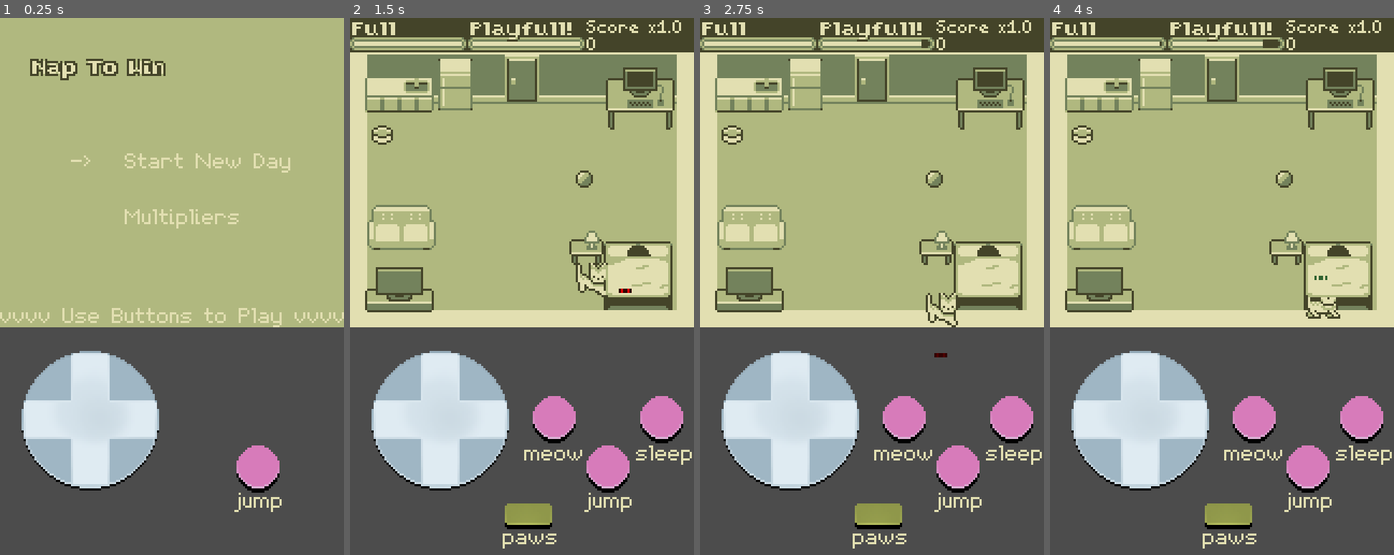
Above: before the commit, frames 1-4 (left to right).
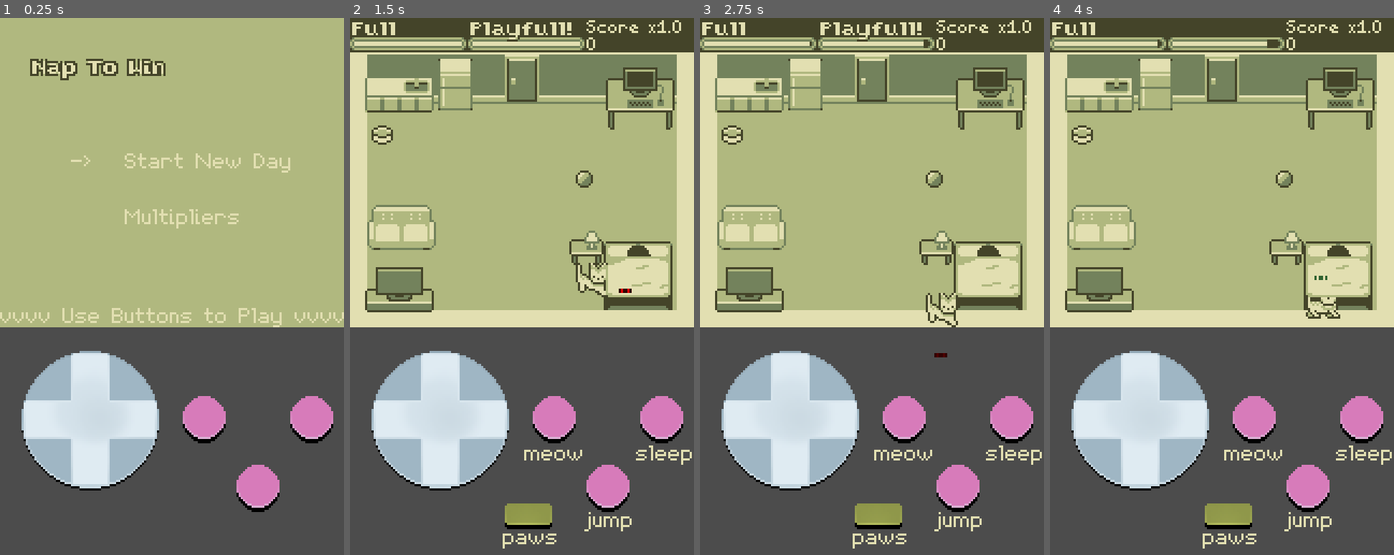
Above: after the commit, the same moments.

Repository: RoxT/legendary-octo-eureka
Game: Godot game, scene res://MainMenu.tscn
Same seed, same stepped clock (60 frames per second), same inputs: the game is played once before the commit and once after it.
Inputs:
- Up to frame 1 (0.25 s): no input
- Up to frame 2 (1.5 s): tap Enter at 0.5 s; hold Right (ui_right) 0.53-1.25 s; tap S (sleep) at 0.6 s; tap Space (jump) at 0.77, 0.8, 1.07 s; click "sleep" at 1.25 s
- Up to frame 3 (2.75 s): hold Down (ui_down) from 2.03 s (still down); tap Space (jump) at 2.1, 2.27, 2.57 s; tap S (sleep) at 2.3 s
- Up to frame 4 (4 s): release Down (ui_down) at 2.78 s; hold Right (ui_right) 2.78-3.53 s; tap S (sleep) at 2.85, 3.6 s; tap Space (jump) at 3.05, 3.77 s; hold Up (ui_up) from 3.53 s (still down)

The runs differ from the first frame. In frame 1, 2.8% of the frame differs, in the area x 53-97%, y 70-92%; in frame 2, 1.2%; in frame 3, 1.2%; in frame 4, 1.6%.

Commit message:
music, vomit

Diff:
--- a/Buttons.tscn
+++ b/Buttons.tscn
@@ -1,7 +1,5 @@
-[gd_scene load_steps=8 format=2]
+[gd_scene load_steps=5 format=2]
 
-[ext_resource path="res://textures/button up.png" type="Texture" id=1]
-[ext_resource path="res://textures/button down.png" type="Texture" id=2]
 [ext_resource path="res://textures/dpad 2.png" type="Texture" id=3]
 
 [sub_resource type="AtlasTexture" id=28]
@@ -18,9 +16,6 @@
 
 [sub_resource type="RectangleShape2D" id=26]
 
-[sub_resource type="CircleShape2D" id=27]
-radius = 11.0
-
 [node name="Buttons" type="Position2D"]
 position = Vector2( -1, 146 )
 
@@ -30,6 +25,7 @@
 
 [node name="Up" type="TouchScreenButton" parent="."]
 position = Vector2( 31, 6 )
+scale = Vector2( 1, 1.28 )
 shape = SubResource( 26 )
 passby_press = true
 action = "ui_up"
@@ -47,13 +43,15 @@
 action = "ui_up_right"
 
 [node name="Right" type="TouchScreenButton" parent="."]
-position = Vector2( 57, 32 )
+position = Vector2( 51, 32 )
+scale = Vector2( 1.2, 1 )
 shape = SubResource( 26 )
 passby_press = true
 action = "ui_right"
 
 [node name="Down" type="TouchScreenButton" parent="."]
-position = Vector2( 32, 57 )
+position = Vector2( 32, 51 )
+scale = Vector2( 1, 1.28 )
 shape = SubResource( 26 )
 passby_press = true
 action = "ui_down"
@@ -72,28 +70,7 @@
 
 [node name="Left" type="TouchScreenButton" parent="."]
 position = Vector2( 6, 32 )
+scale = Vector2( 1.28, 1 )
 shape = SubResource( 26 )
 passby_press = true
 action = "ui_left"
-
-[node name="Jump" type="TouchScreenButton" parent="."]
-position = Vector2( 110, 54 )
-normal = ExtResource( 1 )
-pressed = ExtResource( 2 )
-shape = SubResource( 27 )
-passby_press = true
-action = "jump"
-
-[node name="Label" type="Label" parent="Jump"]
-anchor_left = -3.656
-anchor_top = -5.373
-anchor_right = -4.556
-anchor_bottom = -5.60027
-margin_left = 90.12
-margin_top = 145.206
-margin_right = 134.12
-margin_bottom = 159.206
-text = "jump"
-__meta__ = {
-"_edit_use_anchors_": true
-}
--- a/Energy.gd
+++ b/Energy.gd
@@ -1,6 +1,6 @@
 extends TextureProgress
 
-export var tired_threshold:int = 1000
+export var tired_threshold:int = 500
 export var recovery_rate:int = 3
 onready var label = $Label
 const PLAYFULL_TITLE = "Playfull!"
@@ -19,7 +19,12 @@
 	else:
 		value = value - step*recovery_rate
 
-	label.text = SLEEPY_TITLE if value <= tired_threshold else PLAYFULL_TITLE
+	label.text = ""
+	if value <= tired_threshold:
+		label.text = SLEEPY_TITLE
+	elif value >= max_value-tired_threshold:
+		label.text = PLAYFULL_TITLE
+
 	if value >= max_value:
 		emit_signal("fully_napped")
 
--- a/Hunger.gd
+++ b/Hunger.gd
@@ -2,6 +2,7 @@
 
 export var food_value:int = 2500
 export var hungry_threshold = 500
+export var vomit_loss = 700
 const HUNGRY_TITLE = "Hungry!"
 const FULL_TITLE = "Full"
 onready var label = $Label
@@ -15,12 +16,19 @@
 # Called every frame. 'delta' is the elapsed time since the previous frame.
 func _process(delta):
 	value = value-step
+	label.text = ""
 	if value <= hungry_threshold:
 		label.text = HUNGRY_TITLE
-	else:
+	elif value >= max_value-hungry_threshold:
 		label.text = FULL_TITLE
+
 	if value <= min_value:
 		emit_signal("too_hungry")
 
 func eat():
+	if value >= max_value-hungry_threshold:
+		$Vomit.start()
 	value = value + food_value
+
+func vomit():
+	value = value - vomit_loss
--- a/LevelConroller.gd
+++ b/LevelConroller.gd
@@ -184,7 +184,7 @@
 	config.save(FILE_NAME)
 
 	get_tree().paused = true
-	var label:RichTextLabel = $TopUI/PauseDialog/RichTextLabel
+	var label:RichTextLabel = $TopUI/PauseDialog/PawsLabel
 	get_multipliers_list(label, high_score_text, total_score_text)
 	$TopUI/PauseDialog.show()
 
@@ -198,12 +198,18 @@
 		label.add_text(NO_ACHIEVEMENTS)
 		label.newline()
 	for a in achievements:
-		label.add_text(a.name)
-		label.add_text(": ")
-		label.add_text("Yes" if a.achieved == true else "No")
+		label.add_text(a.name + "	")
+		label.add_text(str(a.multiplier) if a.achieved == true else "NO")
 		if a.achieved && ! a.achieved_already:
 			label.add_text(" NEW")
 		label.newline()
 	label.add_text(high_score)
 	label.newline()
 	label.add_text(total_score)
+
+
+func _on_Vomit_timeout():
+	hungerNode.vomit()
+	if sleeping:
+		$PlayerCat.sleep_toggle()
+	$PlayerCat.vomit()
--- a/Main.tscn
+++ b/Main.tscn
@@ -17,6 +17,7 @@
 [ext_resource path="res://Human.gd" type="Script" id=15]
 [ext_resource path="res://Food.gd" type="Script" id=16]
 [ext_resource path="res://textures/button down.png" type="Texture" id=17]
+[ext_resource path="res://resources/raw-cut.ogg" type="AudioStream" id=18]
 [ext_resource path="res://Buttons.tscn" type="PackedScene" id=20]
 [ext_resource path="res://HumanSprite.gd" type="Script" id=21]
 [ext_resource path="res://Ball.tscn" type="PackedScene" id=22]
@@ -88,6 +89,9 @@
 "speed": 0.5
 } ]
 
+[sub_resource type="CircleShape2D" id=62]
+radius = 11.0
+
 [sub_resource type="CircleShape2D" id=61]
 radius = 11.0
 
@@ -201,7 +205,6 @@
 position = Vector2( 0, -7 )
 frames = ExtResource( 25 )
 animation = "up_"
-frame = 1
 playing = true
 script = ExtResource( 21 )
 __meta__ = {
@@ -275,38 +278,73 @@
 position = Vector2( 0, -3 )
 frames = SubResource( 11 )
 
-[node name="Meow" type="TouchScreenButton" parent="Node2D"]
-position = Vector2( 85, 176 )
+[node name="Buttons" parent="Node2D" instance=ExtResource( 20 )]
+position = Vector2( 0, 145 )
+
+[node name="Jump" type="TouchScreenButton" parent="Node2D/Buttons"]
+position = Vector2( 110, 63 )
+normal = ExtResource( 5 )
+pressed = ExtResource( 17 )
+shape = SubResource( 62 )
+passby_press = true
+action = "jump"
+
+[node name="Label" type="Label" parent="Node2D/Buttons/Jump"]
+anchor_left = -4.556
+anchor_top = -5.60027
+anchor_right = -4.556
+anchor_bottom = -5.60027
+margin_left = 90.12
+margin_top = 145.206
+margin_right = 134.12
+margin_bottom = 159.206
+text = "jump"
+__meta__ = {
+"_edit_use_anchors_": true
+}
+
+[node name="Meow" type="TouchScreenButton" parent="Node2D/Buttons"]
+position = Vector2( 85, 31 )
 normal = ExtResource( 5 )
 pressed = ExtResource( 17 )
 shape = SubResource( 61 )
 
-[node name="Label" type="Label" parent="Node2D/Meow"]
+[node name="Label" type="Label" parent="Node2D/Buttons/Meow"]
 margin_left = -4.0
 margin_top = 23.0
 margin_right = 24.0
 margin_bottom = 32.0
 text = "meow"
 
-[node name="Sleep" type="TextureButton" parent="Node2D"]
+[node name="Sleep" type="TextureButton" parent="Node2D/Buttons"]
 margin_left = 135.0
-margin_top = 176.0
+margin_top = 31.0
 margin_right = 155.0
-margin_bottom = 198.0
+margin_bottom = 53.0
 rect_pivot_offset = Vector2( 19, 24 )
 texture_normal = ExtResource( 5 )
 texture_pressed = ExtResource( 17 )
 stretch_mode = 2
 
-[node name="Label" type="Label" parent="Node2D/Sleep"]
+[node name="Label" type="Label" parent="Node2D/Buttons/Sleep"]
 margin_left = -2.0
 margin_top = 23.0
 margin_right = 25.0
 margin_bottom = 32.0
 text = "sleep"
 
-[node name="Buttons" parent="Node2D" instance=ExtResource( 20 )]
-position = Vector2( 0, 145 )
+[node name="PawsBtn" type="TouchScreenButton" parent="Node2D/Buttons"]
+position = Vector2( 72, 81 )
+normal = ExtResource( 28 )
+pressed = ExtResource( 24 )
+shape = SubResource( 58 )
+
+[node name="Label" type="Label" parent="Node2D/Buttons/PawsBtn"]
+margin_left = -1.0
+margin_top = 12.0
+margin_right = 25.0
+margin_bottom = 21.0
+text = "paws"
 
 [node name="Ball" parent="Node2D" instance=ExtResource( 22 )]
 position = Vector2( 109, 75 )
@@ -319,19 +357,6 @@
 bus = "Ball"
 
 [node name="SoundTimer" type="Timer" parent="Node2D/Ball"]
-
-[node name="PawsBtn" type="TouchScreenButton" parent="Node2D"]
-position = Vector2( 72, 226 )
-normal = ExtResource( 28 )
-pressed = ExtResource( 24 )
-shape = SubResource( 58 )
-
-[node name="Label" type="Label" parent="Node2D/PawsBtn"]
-margin_left = -1.0
-margin_top = 12.0
-margin_right = 25.0
-margin_bottom = 21.0
-text = "paws"
 
 [node name="TopUI" type="CanvasLayer" parent="Node2D"]
 layer = 10
@@ -509,7 +534,7 @@
 margin_right = 54.0
 margin_bottom = 15.0
 theme = ExtResource( 13 )
-max_value = 3000.0
+max_value = 2500.0
 value = 4.0
 texture_under = ExtResource( 26 )
 texture_progress = ExtResource( 27 )
@@ -524,13 +549,17 @@
 theme_type_variation = "head"
 text = "Hungry!"
 
+[node name="Vomit" type="Timer" parent="Node2D/HUD/Hunger"]
+wait_time = 3.0
+one_shot = true
+
 [node name="Energy" type="TextureProgress" parent="Node2D/HUD"]
 margin_left = 55.0
 margin_top = 9.0
 margin_right = 109.0
 margin_bottom = 15.0
 theme = ExtResource( 13 )
-max_value = 3000.0
+max_value = 4000.0
 value = 70.0
 texture_under = ExtResource( 26 )
 texture_progress = ExtResource( 27 )
@@ -594,6 +623,12 @@
 [node name="CollisionShape2D" type="CollisionShape2D" parent="Walls/WallLeft"]
 position = Vector2( 3, 78 )
 shape = SubResource( 55 )
+
+[node name="AudioStreamPlayer" type="AudioStreamPlayer" parent="."]
+stream = ExtResource( 18 )
+autoplay = true
+mix_target = 2
+bus = "Music"
 
 [connection signal="body_entered" from="Node2D/Bed/AchBed" to="Node2D" method="_on_AchBed_body_entered"]
 [connection signal="body_exited" from="Node2D/Bed/AchBed" to="Node2D" method="_on_AchBed_body_exited"]
@@ -606,11 +641,12 @@
 [connection signal="timeout" from="Node2D/HumanLife/EndRound" to="Node2D" method="_on_EndRound_timeout"]
 [connection signal="area_entered" from="Node2D/Food" to="Node2D/Food" method="_on_Food_area_entered"]
 [connection signal="body_entered" from="Node2D/Food" to="Node2D" method="_on_Food_body_entered"]
-[connection signal="pressed" from="Node2D/Meow" to="Node2D" method="_on_Meow_pressed"]
-[connection signal="pressed" from="Node2D/Sleep" to="Node2D" method="_on_Sleep_pressed"]
+[connection signal="pressed" from="Node2D/Buttons/Meow" to="Node2D" method="_on_Meow_pressed"]
+[connection signal="pressed" from="Node2D/Buttons/Sleep" to="Node2D" method="_on_Sleep_pressed"]
+[connection signal="pressed" from="Node2D/Buttons/PawsBtn" to="Node2D" method="_on_PawsBtn_pressed"]
 [connection signal="body_entered" from="Node2D/Ball" to="Node2D" method="_on_Ball_body_entered"]
-[connection signal="pressed" from="Node2D/PawsBtn" to="Node2D" method="_on_PawsBtn_pressed"]
 [connection signal="button_down" from="Node2D/TopUI/PauseDialog/ResetBtn" to="Node2D" method="_on_ResetBtn_button_down"]
 [connection signal="button_down" from="Node2D/TopUI/PauseDialog/Button" to="Node2D" method="_on_Button_button_down"]
 [connection signal="too_hungry" from="Node2D/HUD/Hunger" to="Node2D" method="_on_Hunger_too_hungry"]
+[connection signal="timeout" from="Node2D/HUD/Hunger/Vomit" to="Node2D" method="_on_Vomit_timeout"]
 [connection signal="fully_napped" from="Node2D/HUD/Energy" to="Node2D" method="_on_Energy_fully_napped"]
--- a/MainMenu.tscn
+++ b/MainMenu.tscn
@@ -1,8 +1,13 @@
-[gd_scene load_steps=4 format=2]
+[gd_scene load_steps=7 format=2]
 
 [ext_resource path="res://Buttons.tscn" type="PackedScene" id=1]
 [ext_resource path="res://MainMenu.gd" type="Script" id=2]
 [ext_resource path="res://resources/MyTheme.tres" type="Theme" id=3]
+[ext_resource path="res://textures/button up.png" type="Texture" id=4]
+[ext_resource path="res://textures/button down.png" type="Texture" id=5]
+
+[sub_resource type="CircleShape2D" id=1]
+radius = 11.0
 
 [node name="MainMenu" type="Control"]
 anchor_right = 1.0
@@ -68,3 +73,30 @@
 theme = ExtResource( 3 )
 theme_type_variation = "head"
 text = "Nap To Win"
+
+[node name="Position2D" type="Position2D" parent="."]
+position = Vector2( 0, 145 )
+
+[node name="Jump" type="TouchScreenButton" parent="Position2D"]
+position = Vector2( 110, 63 )
+normal = ExtResource( 4 )
+pressed = ExtResource( 5 )
+shape = SubResource( 1 )
+passby_press = true
+action = "jump"
+
+[node name="Jump2" type="TouchScreenButton" parent="Position2D"]
+position = Vector2( 85, 31 )
+normal = ExtResource( 4 )
+pressed = ExtResource( 5 )
+shape = SubResource( 1 )
+passby_press = true
+action = "jump"
+
+[node name="Jump3" type="TouchScreenButton" parent="Position2D"]
+position = Vector2( 135, 31 )
+normal = ExtResource( 4 )
+pressed = ExtResource( 5 )
+shape = SubResource( 1 )
+passby_press = true
+action = "jump"
--- a/PlayerCat.tscn
+++ b/PlayerCat.tscn
@@ -57,6 +57,10 @@
 atlas = ExtResource( 3 )
 region = Rect2( 112, 0, 16, 16 )
 
+[sub_resource type="AtlasTexture" id=16]
+atlas = ExtResource( 7 )
+region = Rect2( 0, 0, 32, 16 )
+
 [sub_resource type="SpriteFrames" id=6]
 animations = [ {
 "frames": [ SubResource( 15 ) ],
@@ -83,6 +87,11 @@
 "loop": true,
 "name": "sleep",
 "speed": 1.5
+}, {
+"frames": [ SubResource( 16 ) ],
+"loop": true,
+"name": "vomit",
+"speed": 0.7
 } ]
 
 [sub_resource type="CanvasItemMaterial" id=14]
@@ -95,7 +104,7 @@
 
 [node name="AnimatedSprite" type="AnimatedSprite" parent="."]
 frames = SubResource( 6 )
-animation = "eat"
+animation = "vomit"
 playing = true
 
 [node name="CollisionShape2D" type="CollisionShape2D" parent="."]
--- a/PlayerCatController.gd
+++ b/PlayerCatController.gd
@@ -57,9 +57,14 @@
 		collision_mask = 1
 	elif sprite.animation == "eat":
 		sprite.animation = "run"
+	elif sprite.animation == "vomit":
+		sprite.animation = "run"
 
 func eat():
 	sprite.animation = "eat"
+
+func vomit():
+	sprite.animation = "vomit"
 
 func meow():
 	$AudioStreamPlayer2D.play()
--- a/default_bus_layout.tres
+++ b/default_bus_layout.tres
@@ -8,6 +8,9 @@
 
 [sub_resource type="AudioEffectPhaser" id=3]
 resource_name = "Phaser"
+
+[sub_resource type="AudioEffectChorus" id=4]
+resource_name = "Chorus"
 
 [resource]
 bus/1/name = "Ball"
@@ -28,3 +31,11 @@
 bus/2/send = "Master"
 bus/2/effect/0/effect = SubResource( 3 )
 bus/2/effect/0/enabled = true
+bus/3/name = "Music"
+bus/3/solo = false
+bus/3/mute = false
+bus/3/bypass_fx = false
+bus/3/volume_db = -8.00903
+bus/3/send = "Master"
+bus/3/effect/0/effect = SubResource( 4 )
+bus/3/effect/0/enabled = true
Not shown: 1 places in Main.tscn that only renumber resources
Not shown: 1 places in PlayerCat.tscn that only renumber resources
Not shown: 1 places in default_bus_layout.tres that only renumber resources
Not shown, changed: export_presets.cfg
Not shown, added: resources/raw-cut.ogg.import
Not shown, added: resources/raw-cut.ogg
Not shown, changed: webbuild/index.html
Not shown, changed: webbuild/index.pck
